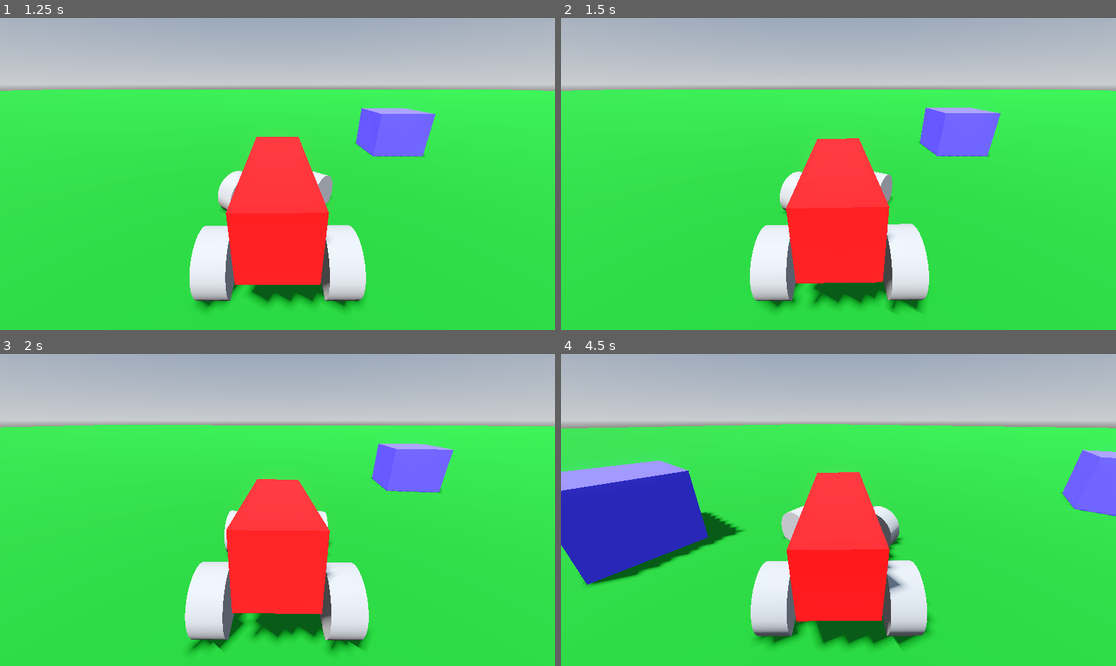
Above: before the commit, frames 1-4 (two rows, left to right).
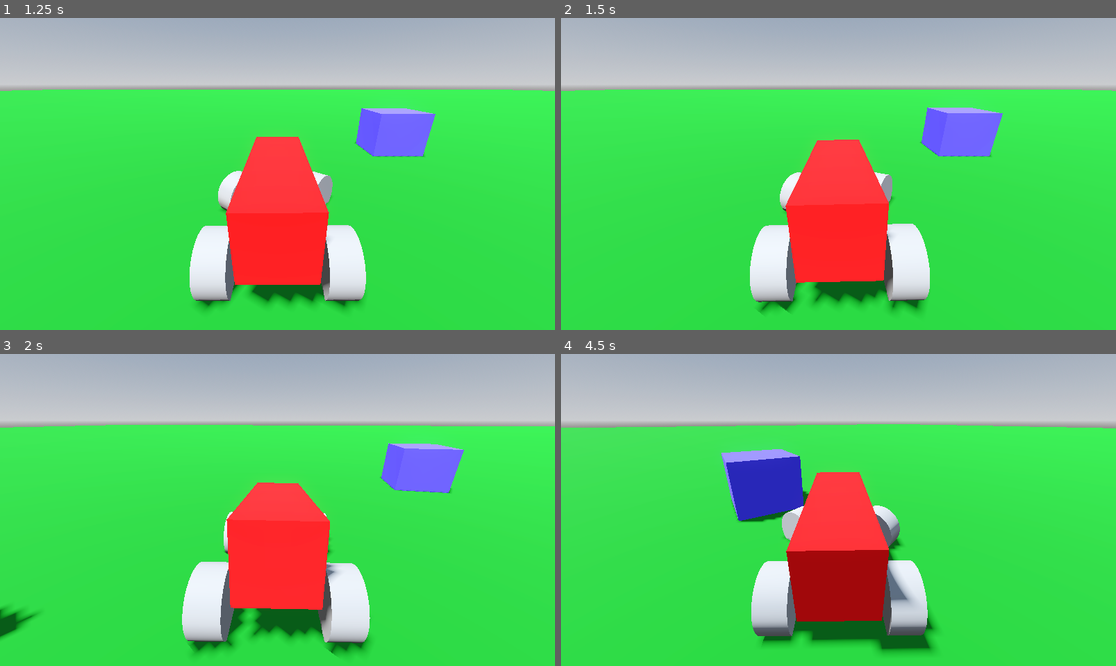
Above: after the commit, the same moments.

Repository: mje819/CarWorld
Game: Godot game, scene res://World/world.tscn
Same seed, same stepped clock (60 frames per second), same inputs: the game is played once before the commit and once after it.
Inputs:
- Up to frame 1 (1.25 s): hold D (turn_right) from 0.53 s (still down)
- Up to frame 2 (1.5 s): release D (turn_right) at 1.28 s; hold S (brake) from 1.28 s (still down)
- Up to frame 3 (2 s): keep holding S (brake)
- Up to frame 4 (4.5 s): release S (brake) at 2.03 s; hold D (turn_right) 2.03-2.78 s; hold Space (accelerate) 2.78-3.53 s; hold A (turn_left) from 3.53 s (still down)

Frame 1 is identical in both runs. In frame 2, 0.6% of the frame differs, in the area x 2-100%, y 22-95%; in frame 3, 2.8%; in frame 4, 19%, in the area x 0-100%, y 22-97%.

Commit message:
add timer for the track

Diff:
--- a/Tracks/track.gd
+++ b/Tracks/track.gd
@@ -1,7 +1,32 @@
 extends Path3D
+class_name Track
 
-
-
+@onready var timer: Timer = $Timer
+var time_elapsed : float = 0:
+	set(new_time):
+		time_elapsed = new_time
+		print(time_elapsed) # add ui updating
+var best_time : float
 
 func _on_start_detector_body_entered(_body: Node3D) -> void:
 	print("start timer")
+	timer.start()
+
+
+func _on_timer_timeout() -> void:
+	time_elapsed += 0.1
+
+
+func _on_finish_detector_body_entered(_body: Node3D) -> void:
+	if !timer.is_stopped():
+		print("finished")
+		if best_time != 0:
+			if time_elapsed < best_time:
+				best_time = time_elapsed
+		else:
+			best_time = time_elapsed
+
+		timer.stop()
+		time_elapsed = 0
+
+		print("Best: " + str(best_time))
--- a/Tracks/track1.tscn
+++ b/Tracks/track1.tscn
@@ -4,7 +4,7 @@
 
 [sub_resource type="Curve3D" id="Curve3D_j8job"]
 _data = {
-"points": PackedVector3Array(0, 0, 0, 0, 0, 0, -0.006, 0, -0.001, 0, 0, 0, 0, 0, 0, 0.752, 0, 3.001, 0, 0, 0, 0, 0, 0, 1.918, 0, 17.451, 0, 0, 0, 0, 0, 0, -1.412, 0, 32.828, 0, 0, 0, 0, 0, 0, -13.399, 0, 30.993, 0, 0, 0, 0, 0, 0, -23.258, 0, 24.554, 0, 0, 0, 0, 0, 0, -9.244, 0, 2.312, 0, 0, 0, 0, 0, 0, -3.226, 0, 1.207),
+"points": PackedVector3Array(0, 0, 0, 0, 0, 0, -0.006, 0, -0.074453905, 0, 0, 0, 0, 0, 0, 0.752, 0, 3.001, 0, 0, 0, 0, 0, 0, 1.918, 0, 17.451, 0, 0, 0, 0, 0, 0, -1.412, 0, 30.11248, 0, 0, 0, 0, 0, 0, -13.399, 0, 29.4472, 0, 0, 0, 0, 0, 0, -23.258, 0, 21.512806, 0, 0, 0, 0, 0, 0, -9.244, 0, 2.312, 0, 0, 0, 0, 0, 0, -3.226, 0, 0.71457124),
 "tilts": PackedFloat32Array(0, 0, 0, 0, 0, 0, 0, 0)
 }
 point_count = 8
@@ -17,13 +17,13 @@
 
 [sub_resource type="BoxMesh" id="BoxMesh_kerva"]
 
+[sub_resource type="BoxMesh" id="BoxMesh_58hot"]
+
 [node name="Track1" type="Path3D" unique_id=1196417104]
-top_level = true
 curve = SubResource("Curve3D_j8job")
 script = ExtResource("1_kerva")
 
 [node name="CSGPolygon3D" type="CSGPolygon3D" parent="." unique_id=1442105071]
-transform = Transform3D(1, 0, 0, 0, 1, 0, 0, 0, 1, 0, 0, -4.692876)
 material_override = SubResource("StandardMaterial3D_j8job")
 polygon = PackedVector2Array(-2, 0, -2, 0.05, 2, 0.05, 2, 0)
 mode = 2
@@ -38,9 +38,10 @@
 path_u_distance = 1.0
 path_joined = false
 
-[node name="StartDetector" type="Area3D" parent="CSGPolygon3D" unique_id=1437193464]
-transform = Transform3D(1, 0, 0, 0, 1, 0, 0, 0, 1, -0.0073156357, 0.1163249, 0.13937616)
+[node name="StartDetector" type="Area3D" parent="CSGPolygon3D" unique_id=1437193464 groups=["Start and Finish Detectors"]]
+transform = Transform3D(0.9997015, 0, -0.024432182, 0, 1.0000001, 0, 0.024432179, 0, 0.9997016, 0.078597784, 0.1163249, 0.15390086)
 collision_layer = 4
+monitoring = false
 
 [node name="CollisionShape3D" type="CollisionShape3D" parent="CSGPolygon3D/StartDetector" unique_id=173983941]
 transform = Transform3D(0.95861965, 0.02696207, 0.28341022, -0.02585577, 0.9996365, -0.007644105, -0.28351328, 0, 0.9589683, -0.03061875, 0.0008258447, 0.009055138)
@@ -49,4 +50,21 @@
 [node name="MeshInstance3D" type="MeshInstance3D" parent="CSGPolygon3D/StartDetector" unique_id=612538413]
 mesh = SubResource("BoxMesh_kerva")
 
+[node name="FinishDetector" type="Area3D" parent="CSGPolygon3D" unique_id=1730004081 groups=["Start and Finish Detectors"]]
+transform = Transform3D(1, 0, 0, 0, 1, 0, 0, 0, 1, -3.2721348, 0, 0.7974186)
+collision_layer = 4
+monitoring = false
+
+[node name="CollisionShape3D" type="CollisionShape3D" parent="CSGPolygon3D/FinishDetector" unique_id=1314855739]
+transform = Transform3D(0.25881907, 0, -0.9659258, 0, 1, 0, 0.9659258, 0, 0.25881907, 0, 0, 0)
+shape = SubResource("BoxShape3D_6wdyf")
+
+[node name="MeshInstance3D" type="MeshInstance3D" parent="CSGPolygon3D/FinishDetector/CollisionShape3D" unique_id=409233369]
+mesh = SubResource("BoxMesh_58hot")
+
+[node name="Timer" type="Timer" parent="." unique_id=291425853]
+wait_time = 0.1
+
 [connection signal="body_entered" from="CSGPolygon3D/StartDetector" to="." method="_on_start_detector_body_entered"]
+[connection signal="body_entered" from="CSGPolygon3D/FinishDetector" to="." method="_on_finish_detector_body_entered"]
+[connection signal="timeout" from="Timer" to="." method="_on_timer_timeout"]
--- a/World/time_trial_start.gd
+++ b/World/time_trial_start.gd
@@ -1,13 +1,16 @@
 extends Area3D
 
-@export var track : PackedScene = null
+@export var track : Track
 var has_track = false
 
 func _on_body_entered(_body: Node3D) -> void:
 	print("create track")
 	if !has_track:
-		var new_track = track.instantiate()
-		add_child(new_track)
-		new_track.global_position = global_position
+		#var new_track = track.instantiate()
+		#add_child(new_track)
+		#new_track.position = global_position
+		track.visible = true
 		has_track = true
-	# create a timer
+		for detector in get_tree().get_nodes_in_group("Start and Finish Detectors"):
+			detector.monitoring = true
+		# create a timer
--- a/World/world.tscn
+++ b/World/world.tscn
@@ -46,6 +46,9 @@
 [node name="WorldObstacle2" parent="." unique_id=25296065 instance=ExtResource("2_8a836")]
 transform = Transform3D(1, 0, 0, 0, 1, 0, 0, 0, 1, -2.439541, 0.33358693, 2.801567)
 
-[node name="TimeTrialStart" parent="." unique_id=744200815 instance=ExtResource("3_j8job")]
+[node name="TimeTrialStart" parent="." unique_id=744200815 node_paths=PackedStringArray("track") instance=ExtResource("3_j8job")]
 transform = Transform3D(1, 0, 0, 0, 1, 0, 0, 0, 1, -5.3063674, 0, -3.004191)
-track = ExtResource("4_3f78f")
+track = NodePath("Track1")
+
+[node name="Track1" parent="TimeTrialStart" unique_id=1196417104 instance=ExtResource("4_3f78f")]
+visible = false
--- a/car/car.tscn
+++ b/car/car.tscn
@@ -23,8 +23,9 @@
 center_of_mass_mode = 1
 center_of_mass = Vector3(0, -0.2, 0)
 script = ExtResource("1_2gitb")
-force = 95
-braking_force = 95
+force = 150
+braking_force = 150
+max_steer = 0.5
 
 [node name="MeshInstance3D" type="MeshInstance3D" parent="." unique_id=1041634466]
 transform = Transform3D(1, 0, 0, 0, 1, 0, 0, 0, 1.5691822, 0, -0.0060293674, 0)
--- a/project.godot
+++ b/project.godot
@@ -22,6 +22,7 @@
 [global_group]
 
 Obstacles=""
+"Start and Finish Detectors"=""
 
 [input]
 
@@ -60,7 +61,7 @@
 
 3d_physics/layer_1="car"
 3d_physics/layer_2="obstacles"
-3d_physics/layer_3="starters"
+3d_physics/layer_3="starters/finisher"
 3d_physics/layer_4="ground"
 
 [physics]
